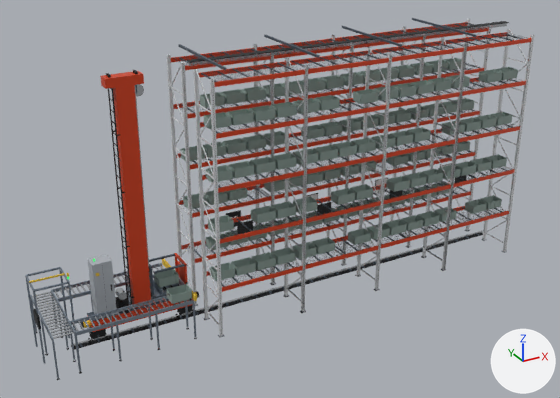
The glTF model assets/models/egr-line-v3/asrs_cell.glb: old version first, new version second.
One viewpoint serves both versions: a camera (50 mm lens) standing at (-10.78, -18.72, 12.49) and looking at (-0.53, -0.09, 3.18). Lighting does not change. The marker at lower right points along +X, +Y and +Z. The older version comes first. Where no turn or scale is listed for an object, it has been applied to the vertices.

The first picture shows 'ASRS_Rail_steel_bright', 'Crane_Base_alu_dark', 'Crane_Base_black_paint', 'Crane_Base_orange_red', 'Crane_Base_safety_yellow', 'Crane_Base_sheet_grey', 'Crane_Base_steel_bright', 'Crane_Carriage_alu_anodised', 'Crane_Carriage_alu_dark', 'Crane_Carriage_orange_red', 'IO_Loop_alu_anodised', 'Rack_Frame_orange_red', 'Rack_Frame_orange_red.004', 'Rack_Frame_orange_red.005', 'Rack_Frame_orange_red.006', 'Rack_Frame_rack_white', 'Rack_Frame_rack_white.004', 'Rack_Frame_rack_white.006', 'Rack_Frame_rack_white.007', 'Stored_Totes_tote_sage', 'Tote_600x400_tote_sage' and 44 more.
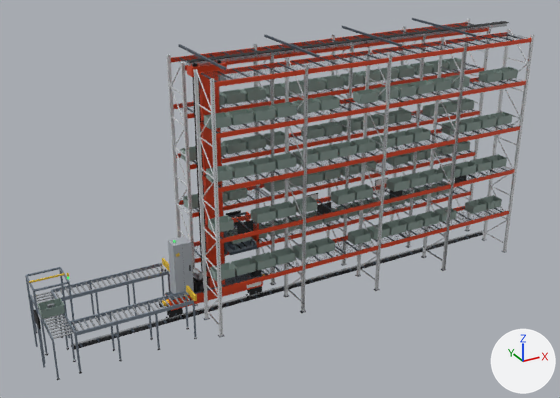
ob_slot_tote_2 is not drawn itself; it is the parent of ob_tote_600x400_002.
ob_tote_600x400_005 is not drawn itself; it is the parent of ob_tote_600x400_tote_sage_005, ob_tote_600x400_black_paint_005.
ob_tote_600x400_006 is not drawn itself; it is the parent of ob_tote_600x400_tote_sage_006, ob_tote_600x400_black_paint_006.

The change, as a list of edits to the scene's bpy script:
```text
Change ob_crane_base_black_paint:
    ob_crane_base_black_paint.location: (-5.02, 0.0, 0.0) -> (-2.7, 0.0, 0.0)
Change ob_crane_base_steel_bright:
    ob_crane_base_steel_bright.location: (-5.02, 0.0, 0.0) -> (-2.7, 0.0, 0.0)
Change ob_crane_base_alu_dark:
    ob_crane_base_alu_dark.location: (-5.02, 0.0, 0.0) -> (-2.7, 0.0, 0.0)
Change ob_crane_base_safety_yellow:
    ob_crane_base_safety_yellow.location: (-5.02, 0.0, 0.0) -> (-2.7, 0.0, 0.0)
Change ob_crane_base_orange_red:
    ob_crane_base_orange_red.location: (-5.02, 0.0, 0.0) -> (-2.7, 0.0, 0.0)
Change ob_crane_base_hazard_stripes:
    ob_crane_base_hazard_stripes.location: (-5.02, 0.0, 0.0) -> (-2.7, 0.0, 0.0)
Change ob_crane_base_sheet_grey:
    ob_crane_base_sheet_grey.location: (-5.02, 0.0, 0.0) -> (-2.7, 0.0, 0.0)
Change ob_tote_600x400_tote_sage:
    ob_tote_600x400_tote_sage.location: (-4.2, 0.01, 1.28) -> (-1.88, 0.0, 2.09)
Change ob_crane_carriage_alu_dark:
    ob_crane_carriage_alu_dark.location: (-5.02, 0.0, 1.02) -> (-2.7, 0.0, 1.83)
Change ob_crane_carriage_alu_anodised:
    ob_crane_carriage_alu_anodised.location: (-5.02, 0.0, 1.02) -> (-2.7, 0.0, 1.83)
Change ob_crane_carriage_orange_red:
    ob_crane_carriage_orange_red.location: (-5.02, 0.0, 1.02) -> (-2.7, 0.0, 1.83)
Change ob_slot_tote_2:
    ob_slot_tote_2.scale: (1.0, 1.0, 1.0) -> (0.0001, 0.0001, 0.0001)
Change ob_tote_600x400_005:
    ob_tote_600x400_005.parent: ob_loop_a_tote -> ob_tote_a
Change ob_tote_600x400_006:
    ob_tote_600x400_006.parent: ob_loop_b_tote -> ob_tote_b
Add ob_tote_b:
    ob_tote_b = bpy.data.objects.new('Tote_B', None)
    ob_tote_b.parent = ob_loop_b_x
    ob_tote_b.location = (0.0, 0.0, 0.0)
    ob_tote_b.scale = (0.0001, 0.0001, 0.0001)
Add ob_tote_a:
    ob_tote_a = bpy.data.objects.new('Tote_A', None)
    ob_tote_a.parent = ob_tote_a_z
    ob_tote_a.location = (0.0, 0.0, 0.0)
Add ob_tote_a_z:
    ob_tote_a_z = bpy.data.objects.new('Tote_A_Z', None)
    ob_tote_a_z.parent = ob_tote_a_x
    ob_tote_a_z.location = (0.0, -0.95, 0.0)
Add ob_tote_a_x:
    ob_tote_a_x = bpy.data.objects.new('Tote_A_X', None)
    ob_tote_a_x.parent = ob_asrs_cell_body
    ob_tote_a_x.location = (-3.3, 0.95, 1.25)
```

Changed parts and their boxes (x1, y1, x2, y2) in the pictures (560 x 398 px):
'Crane_Base_orange_red', moved: before (87, 71, 193, 332); after (165, 62, 263, 311)
'Crane_Base_sheet_grey', moved: before (87, 254, 117, 319); after (168, 236, 194, 298)
'Crane_Base_black_paint', moved: before (88, 70, 193, 343); after (166, 60, 264, 321)
'Crane_Base_steel_bright', moved: before (98, 84, 186, 338); after (173, 75, 257, 317)
'Crane_Carriage_alu_dark', moved: before (149, 254, 185, 298); after (224, 212, 259, 255)
'Tote_600x400_tote_sage', moved: before (154, 269, 179, 288); after (227, 229, 251, 244)
'Tote_600x400_tote_sage.005', moved (not visible before): after (37, 298, 65, 319)
'Tote_600x400_tote_sage.006', moved (not visible afterwards): before (166, 284, 192, 304)
'Crane_Base_alu_dark', moved: before (87, 85, 186, 337); after (165, 76, 262, 315)
'Crane_Carriage_orange_red', moved: before (174, 253, 188, 285); after (245, 212, 259, 248)
'Crane_Carriage_alu_anodised', moved: before (154, 278, 184, 297); after (227, 238, 257, 253)
'Tote_600x400_tote_sage.002', rescaled (not visible afterwards): before (407, 106, 429, 120)
'Crane_Base_safety_yellow', moved: before (83, 272, 197, 328); after (162, 253, 265, 306)
'Crane_Base_hazard_stripes', moved (not visible before): after (247, 282, 261, 288)
